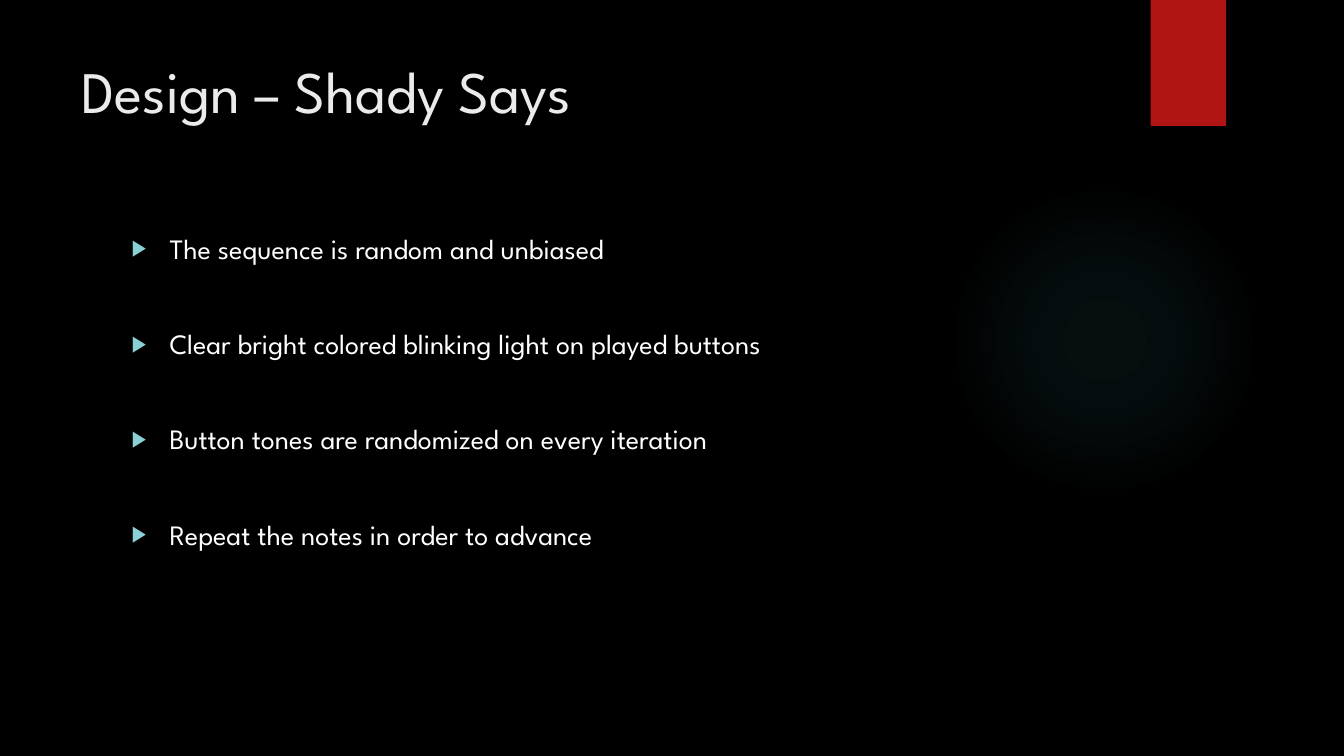
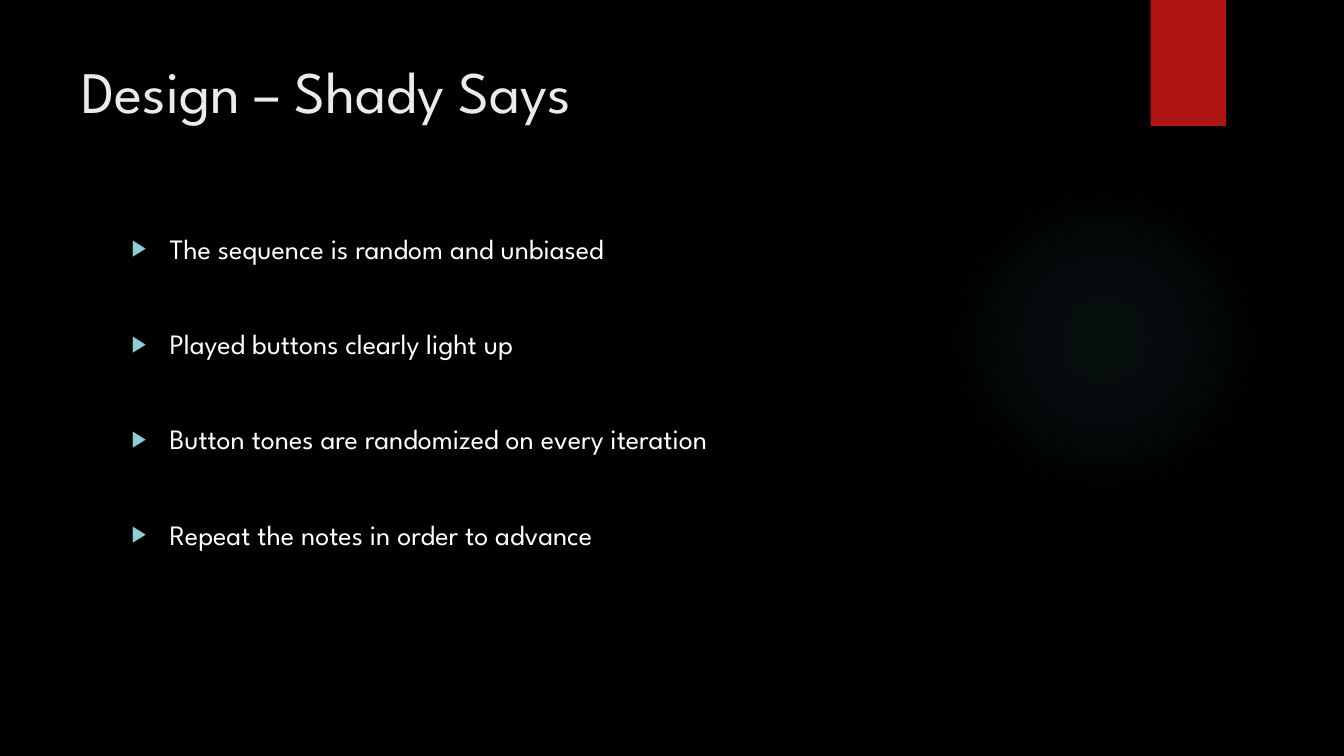
Before and after one commit to JP-Dakran/DNA_Says, a slide deck: slide 15 of Doc/FinalPresentation/FinalPresentation.pptx (slide 14 before the commit). Drawn at 1344x756 pixels with LibreOffice and Linux fonts; fonts in the diff are those of the drawing; background and template pictures are left out. Boxes give left, top, right and bottom in pixels: in the first picture for what was removed or moved away, otherwise in the second. Text is boxed around its words. In the diff, an @@ line names an element or a change of style, - is before the commit and + after.

```diff
--- a/Doc/FinalPresentation/FinalPresentation.pptx
+++ b/Doc/FinalPresentation/FinalPresentation.pptx
@@ text at <box>170,334,513,360</box>: text changed @@
-▶ Clear bright colored blinking light on played buttons
+▶ Played buttons clearly light up
```
Also in this commit, not shown: 11 other slides changed, 1 slide added.
